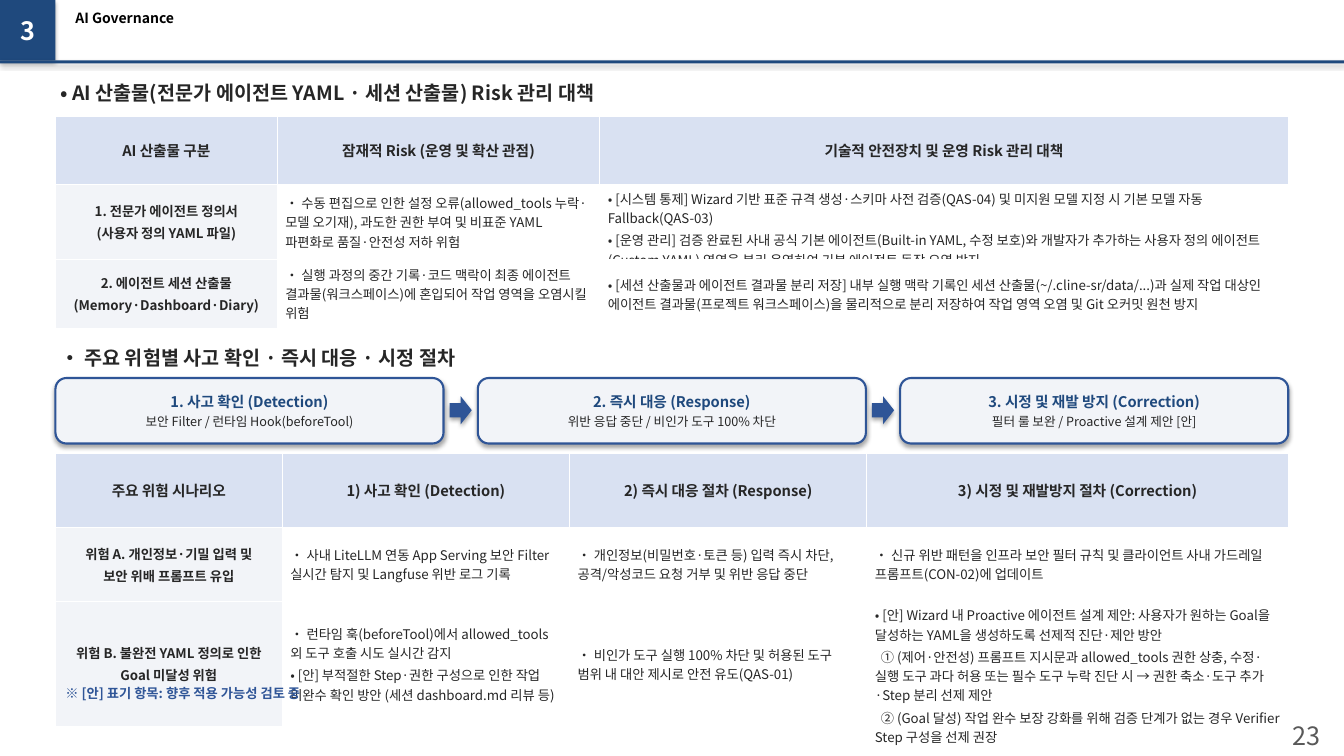
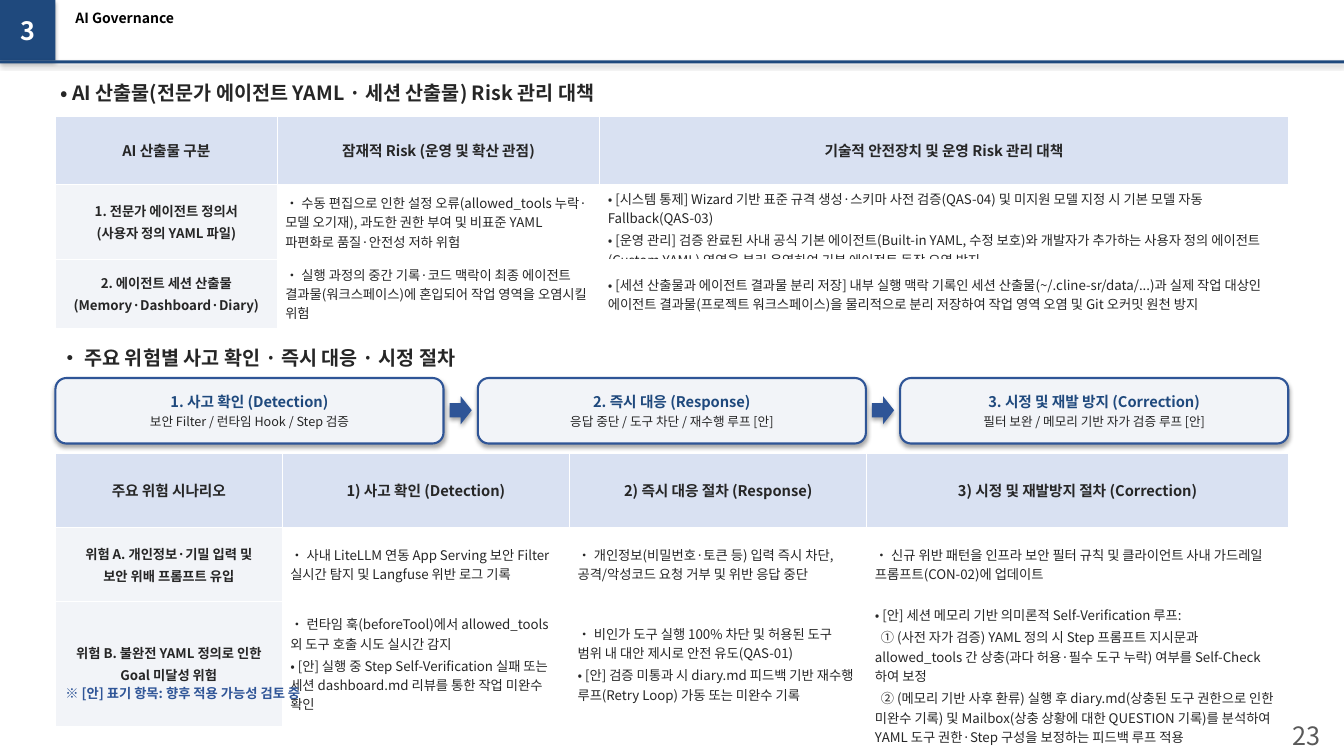
Before and after one commit to misjin05/playground, a slide deck: slide 2 of AIS/Reports/Slide22_23_Update.pptx. Drawn at 1344x756 pixels with LibreOffice and Linux fonts; fonts in the diff are those of the drawing. Boxes give left, top, right and bottom in pixels: in the first picture for what was removed or moved away, otherwise in the second. Text is boxed around its words. In the diff, an @@ line names an element or a change of style, - is before the commit and + after.

```diff
--- a/AIS/Reports/Slide22_23_Update.pptx
+++ b/AIS/Reports/Slide22_23_Update.pptx
@@ text in rounded rectangle at (150, 415, 349, 429): text changed @@
-보안 Filter / 런타임 Hook(beforeTool)
+보안 Filter / 런타임 Hook / Step 검증
@@ text in rounded rectangle at (570, 415, 773, 428): text changed @@
-위반 응답 중단 / 비인가 도구 100% 차단
+응답 중단 / 도구 차단 / 재수행 루프 [안]
@@ text in rounded rectangle at (983, 415, 1205, 428): text changed @@
-필터 룰 보완 / Proactive 설계 제안 [안]
+필터 보완 / 메모리 기반 자가 검증 루프 [안]
@@ table at (55, 454, 1289, 749) @@
-row 3: 위험 B. 불완전 YAML 정의로 인한 / Goal 미달성 위험 | • 런타임 훅(beforeTool)에서 allowed_tools 외 도구 호출 시도 실시간 감지 / • [안] 부적절한 Step·권한 구성으로 인한 작업 미완수 확인 방안 (세션 dashboard.md 리뷰 등) | • 비인가 도구 실행 100% 차단 및 허용된 도구 범위 내 대안 제시로 안전 유도(QAS-01) | • [안] Wizard 내 Proactive 에이전트 설계 제안: 사용자가 원하는 Goal을 달성하는 YAML을 생성하도록 선제적 진단·제안 방안 / ① (제어·안전성) 프롬프트 지시문과 allowed_tools 권한 상충, 수정·실행 도구 과다 허용 또는 필수 도구 누락 진단 시 → 권한 축소·도구 추가·Step 분리 선제 제안 / ② (Goal 달성) 작업 완수 보장 강화를 위해 검증 단계가 없는 경우 Verifier Step 구성을 선제 권장
+row 3: 위험 B. 불완전 YAML 정의로 인한 / Goal 미달성 위험 | • 런타임 훅(beforeTool)에서 allowed_tools 외 도구 호출 시도 실시간 감지 / • [안] 실행 중 Step Self-Verification 실패 또는 세션 dashboard.md 리뷰를 통한 작업 미완수 확인 | • 비인가 도구 실행 100% 차단 및 허용된 도구 범위 내 대안 제시로 안전 유도(QAS-01) / • [안] 검증 미통과 시 diary.md 피드백 기반 재수행 루프(Retry Loop) 가동 또는 미완수 기록 | • [안] 세션 메모리 기반 의미론적 Self-Verification 루프: / ① (사전 자가 검증) YAML 정의 시 Step 프롬프트 지시문과 allowed_tools 간 상충(과다 허용·필수 도구 누락) 여부를 Self-Check하여 보정 / ② (메모리 기반 사후 환류) 실행 후 diary.md(상충된 도구 권한으로 인한 미완수 기록) 및 Mailbox(상충 상황에 대한 QUESTION 기록)를 분석하여 YAML 도구 권한·Step 구성을 보정하는 피드백 루프 적용
```
Also in this commit, not shown: 1 other file.
